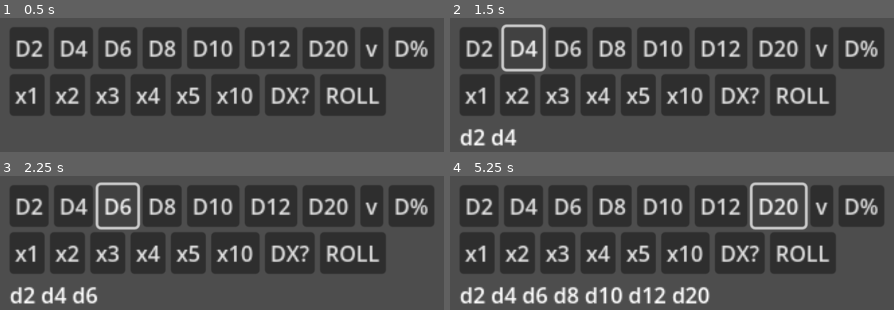
Above: before the commit, frames 1-4 (two rows, left to right).
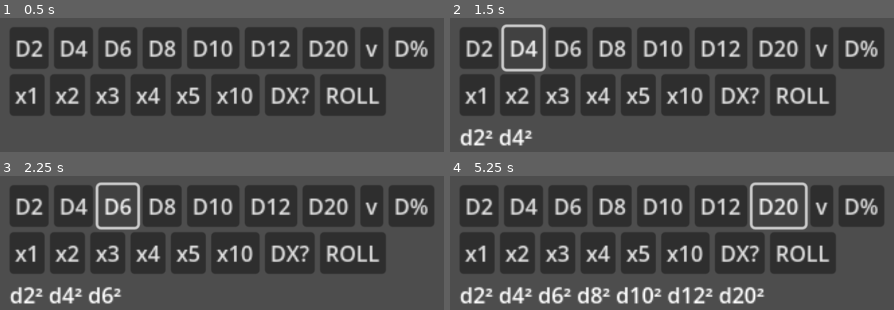
Above: after the commit, the same moments.

Repository: FromAriel/Experiments
Game: Godot game, scene res://main.tscn
Same seed, same stepped clock (60 frames per second), same inputs: the game is played once before the commit and once after it.
Inputs:
- Up to frame 1 (0.5 s): no input
- Up to frame 2 (1.5 s): click "D2" at 0.5 s; click "D4" at 1.25 s
- Up to frame 3 (2.25 s): click "D6" at 2 s
- Up to frame 4 (5.25 s): click "D8" at 2.75 s; click "D10" at 3.5 s; click "D12" at 4.25 s; click "D20" at 5 s

Frame 1 is identical in both runs. In frame 2, 0.8% of the frame differs, in the area x 7-19%, y 82-96%; in frame 3, 1.6%; in frame 4, 5.2%, in the area x 7-71%, y 82-96%.

Commit message:
feat(ui): add long-press multiplier and spinner

Diff:
--- /dev/null
+++ b/LIVEdie/scenes/quantity_spinner.tscn
@@ -0,0 +1,11 @@
+[gd_scene load_steps=2 format=3]
+
+[node name="QuantitySpinner" type="AcceptDialog"]
+visible = false
+popup_exclusive = true
+
+[node name="SpinBox" type="SpinBox" parent="."]
+min_value = 1
+max_value = 1000
+value = 1
+step = 1
--- a/LIVEdie/scripts/quick_roll_bar.gd
+++ b/LIVEdie/scripts/quick_roll_bar.gd
@@ -22,8 +22,17 @@
     "9": "\u2079"
 }
 
+const QRB_LONG_PRESS_TIME := 0.6
+
 var qrb_queue: Array = []
 var qrb_last_faces: int = 0
+var qrb_prev_queue: Array = []
+
+var qrb_long_timer: Timer
+var qrb_long_mode: String = ""
+var qrb_long_value: int = 0
+var qrb_long_active: bool = false
+var qrb_spinner: AcceptDialog
 
 
 func _ready() -> void:
@@ -32,6 +41,15 @@
     $StandardRow/AdvancedToggle.pressed.connect(_on_toggle_advanced)
     $RepeaterRow/RollButton.pressed.connect(_on_roll_pressed)
     _connect_repeat_buttons()
+    qrb_long_timer = Timer.new()
+    qrb_long_timer.one_shot = true
+    qrb_long_timer.wait_time = QRB_LONG_PRESS_TIME
+    add_child(qrb_long_timer)
+    qrb_long_timer.timeout.connect(_on_long_timeout)
+    qrb_spinner = load("res://scenes/quantity_spinner.tscn").instantiate()
+    add_child(qrb_spinner)
+    qrb_spinner.hide()
+    qrb_spinner.confirmed.connect(_on_spinner_confirmed)
 
 
 func _connect_dice_buttons(row: HBoxContainer) -> void:
@@ -45,6 +63,8 @@
         ):
             var faces := int(node.text.substr(1).replace("%", "100"))
             node.pressed.connect(_on_die_pressed.bind(faces))
+            node.button_down.connect(_on_die_down.bind(node, faces))
+            node.button_up.connect(_on_die_up.bind(node, faces))
 
 
 func _connect_repeat_buttons() -> void:
@@ -52,12 +72,27 @@
         if node is Button:
             var mult := int(node.text.substr(1))
             node.pressed.connect(_on_repeat_pressed.bind(mult))
+            node.button_down.connect(_on_repeat_down.bind(node, mult))
+            node.button_up.connect(_on_repeat_up.bind(node, mult))
 
 
 func _on_toggle_advanced() -> void:
     $AdvancedRow.visible = not $AdvancedRow.visible
 
 
+func _on_die_down(_btn: Button, faces: int) -> void:
+    qrb_long_mode = "die"
+    qrb_long_value = faces
+    qrb_long_timer.start()
+
+
+func _on_die_up(_btn: Button, faces: int) -> void:
+    qrb_long_timer.stop()
+    if qrb_long_active:
+        return
+    _on_die_pressed(faces)
+
+
 func _on_die_pressed(faces: int) -> void:
     _add_die(faces, 1)
 
@@ -66,6 +101,22 @@
     if qrb_last_faces == 0:
         return
     _add_die(qrb_last_faces, mult - 1)
+
+
+func _on_repeat_down(_btn: Button, mult: int) -> void:
+    qrb_long_mode = "repeat"
+    qrb_long_value = mult
+    qrb_long_timer.start()
+
+
+func _on_repeat_up(_btn: Button, mult: int) -> void:
+    qrb_long_timer.stop()
+    if qrb_long_active:
+        _apply_multiplier(mult)
+        qrb_long_active = false
+        _clear_preview()
+        return
+    _on_repeat_pressed(mult)
 
 
 func _add_die(faces: int, qty: int) -> void:
@@ -87,11 +138,53 @@
     $QueueLabel.text = " ".join(parts)
 
 
+func _preview_multiplier(mult: int) -> void:
+    var parts: Array = []
+    for entry in qrb_queue:
+        var part := "d" + str(entry["faces"])
+        var count: int = int(entry["count"]) * mult
+        if count > 1:
+            part += _superscript(count)
+        parts.append(part)
+    $QueueLabel.modulate = Color(1, 0.4, 0.4)
+    $QueueLabel.text = " ".join(parts)
+
+
+func _clear_preview() -> void:
+    $QueueLabel.modulate = Color.WHITE
+    _update_queue_label()
+
+
 func _superscript(val: int) -> String:
     var result := ""
     for c in str(val):
         result += QRB_SUPERSCRIPTS.get(c, c)
     return result
+
+
+func _apply_multiplier(mult: int) -> void:
+    if qrb_queue.is_empty():
+        return
+    qrb_prev_queue.clear()
+    for entry in qrb_queue:
+        qrb_prev_queue.append(entry.duplicate())
+        entry["count"] *= mult
+    _update_queue_label()
+
+
+func _on_long_timeout() -> void:
+    qrb_long_active = true
+    if qrb_long_mode == "repeat":
+        _preview_multiplier(qrb_long_value)
+    elif qrb_long_mode == "die":
+        qrb_spinner.get_node("SpinBox").value = 1
+        qrb_spinner.popup_centered()
+
+
+func _on_spinner_confirmed() -> void:
+    var qty := int(qrb_spinner.get_node("SpinBox").value)
+    _add_die(qrb_long_value, qty)
+    qrb_long_active = false
 
 
 func _build_expression() -> String:
@@ -111,3 +204,13 @@
     qrb_queue.clear()
     qrb_last_faces = 0
     _update_queue_label()
+
+
+func undo_last_action() -> void:
+    if qrb_prev_queue.is_empty():
+        return
+    qrb_queue = []
+    for entry in qrb_prev_queue:
+        qrb_queue.append(entry.duplicate())
+    qrb_prev_queue.clear()
+    _update_queue_label()
